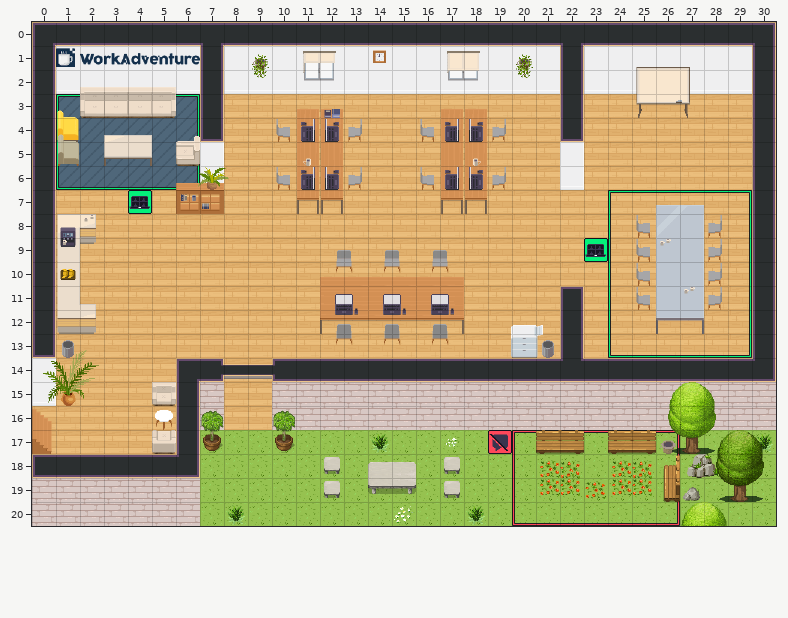
Two versions of a level (Tiled map (JSON), office.tmj). That is the earlier state.
Cells are 32x32 px. Shown: x 0..30, y 0..20.
The result:
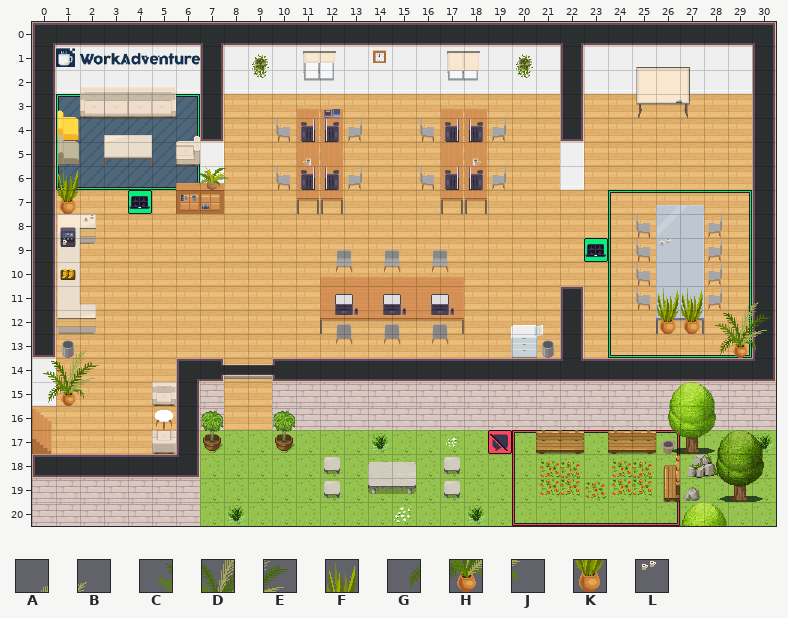
Key: from "WA_Decoration": A 61, B 62, C 72, D 73, E 74, F 75, G 84, H 85, J 86, K 87; from "WA_Miscellaneous": L 58.
_ is an empty cell, . an unchanged one.
Diff:
--- layer "furniture/furniture1"
@@ x 1..1 @@
- 6 _
- 7 _
+ 6 F
+ 7 K
--- layer "furniture/furniture3"
@@ x 26..30 @@
-11 _L.__
-12 _____
-13 ..___
+11 FF.AB
+12 KKCDE
+13 ..GHJ
Boxes around the changes in both pictures, in picture pixels (x1, y1, x2, y2):
added: (57, 168, 79, 214)
changed: (657, 287, 771, 358)
